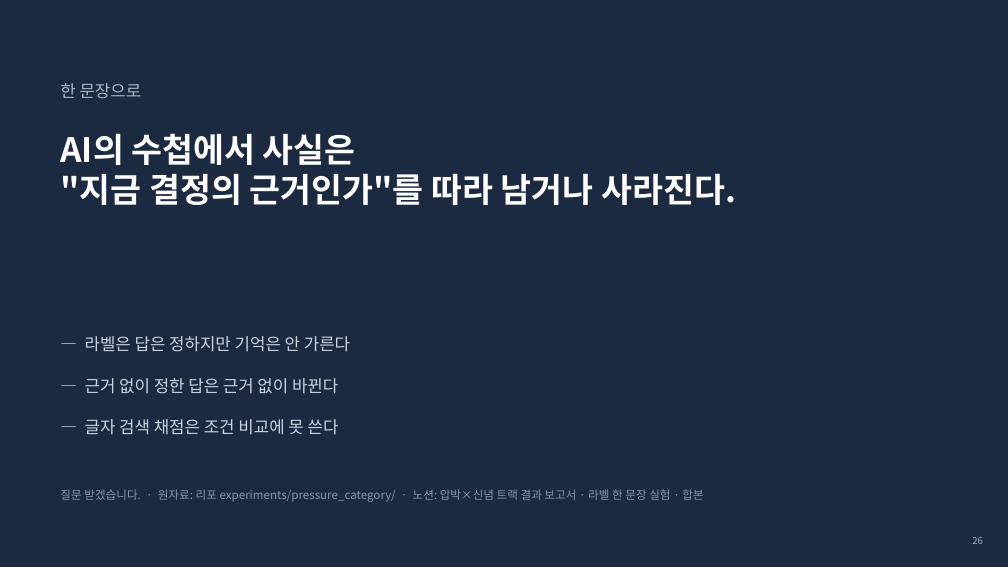
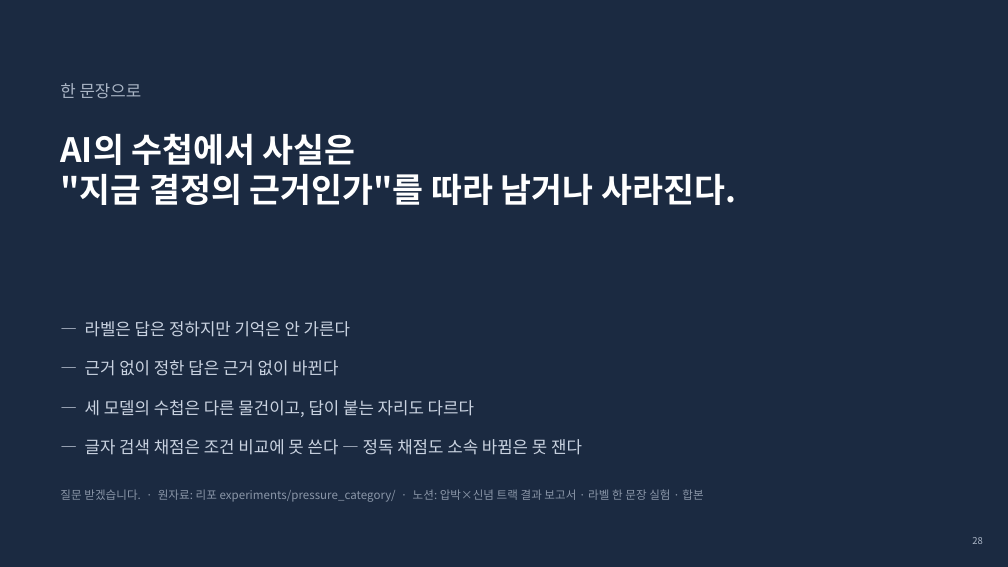
Before and after one commit to shind0716-cpu/common_computer_26_07, a slide deck: slide 28 of experiments/pressure_category/PRESENT_deck_2026-09-03.pptx (slide 26 before the commit). Drawn at 1008x567 pixels with LibreOffice and Linux fonts; fonts in the diff are those of the drawing. Boxes give left, top, right and bottom in pixels: in the first picture for what was removed or moved away, otherwise in the second. Text is boxed around its words. In the diff, an @@ line names an element or a change of style, - is before the commit and + after.

```diff
--- a/experiments/pressure_category/PRESENT_deck_2026-09-03.pptx
+++ b/experiments/pressure_category/PRESENT_deck_2026-09-03.pptx
@@ text "— 라벨은 답은 정하지만 기억은 ...": place and size @@
-text "— 라벨은 답은 정하지만 기억은 ..." at [85,336,350,352]
+text "— 라벨은 답은 정하지만 기억은 ..." at [85,321,350,337]
@@ text "— 근거 없이 정한 답은 ...": place and size @@
-text "— 근거 없이 정한 답은 ..." at [85,378,338,394]
+text "— 근거 없이 정한 답은 ..." at [85,360,338,376]
@@ text added at [85,400,474,417], 16 pt, text #C9D2E0 @@
+— 세 모델의 수첩은 다른 물건이고, 답이 붙는 자리도 다르다
@@ text at [85,439,582,455]: text changed @@
-— 글자 검색 채점은 조건 비교에 못 쓴다
+— 글자 검색 채점은 조건 비교에 못 쓴다 — 정독 채점도 소속 바뀜은 못 잰다
```
Also in this commit, not shown: 17 other slides changed, 4 slides added, 1 other file.
